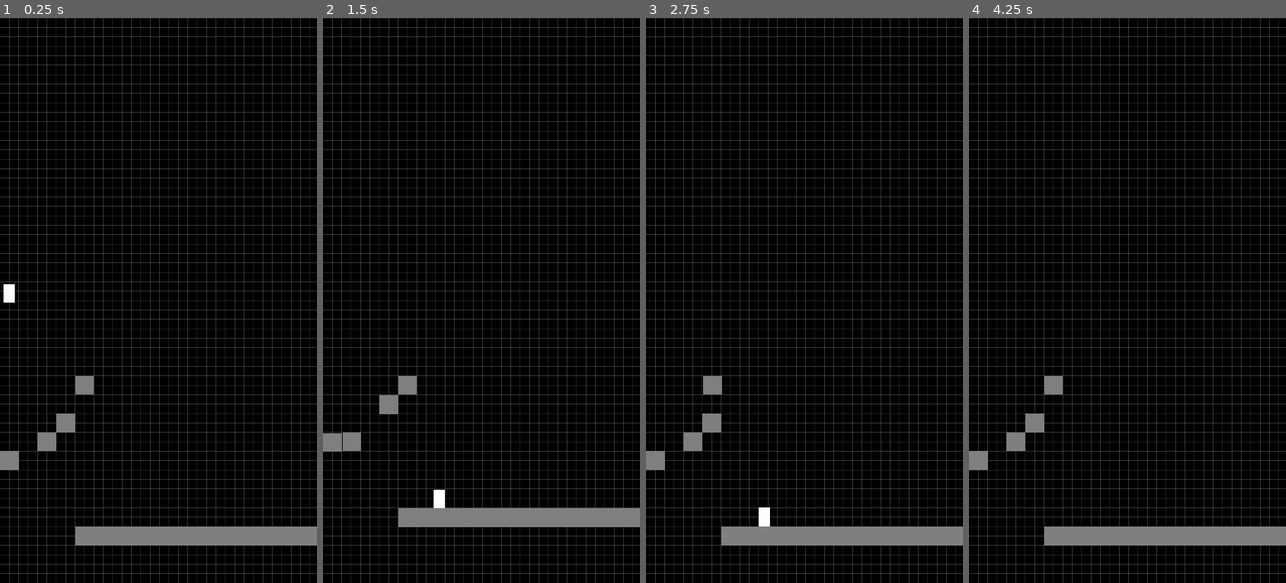
Above: before the commit, frames 1-4 (left to right).
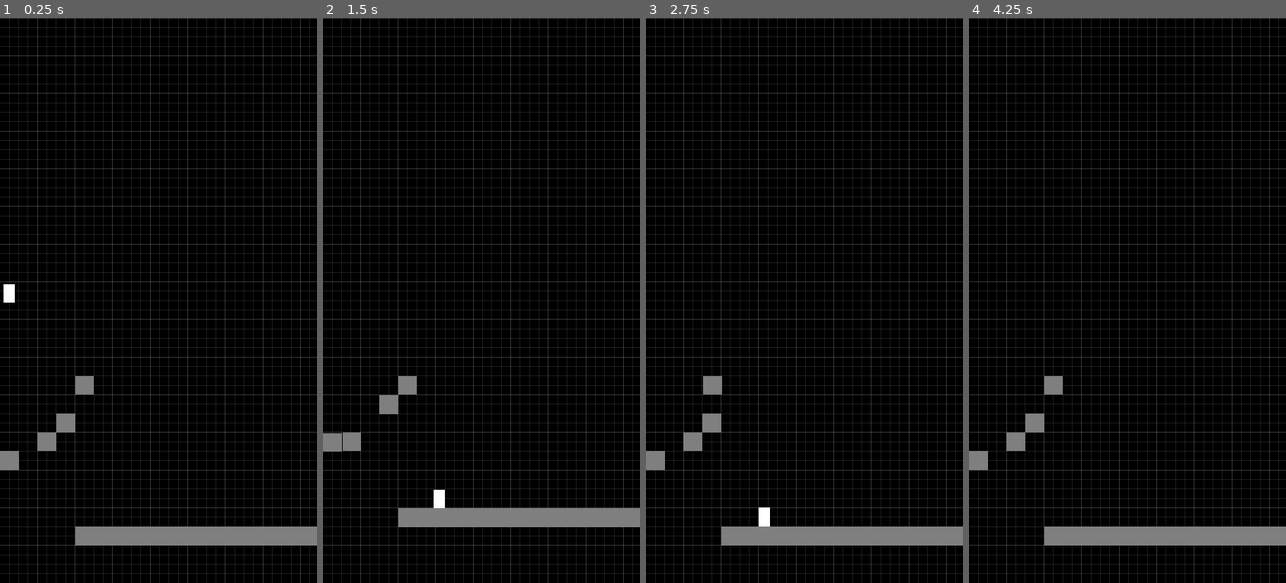
Above: after the commit, the same moments.

Repository: rezgi/onna
Game: Godot game, scene res://Main.tscn
The game is run twice, just before and just after one commit, with the same random seed, the same clock (stepped at 60 frames per second) and the same inputs. The engine's default icon, where the game draws it, is replaced by a stand-in: a white triangle on a blue panel in a dark square.
Inputs:
- Up to frame 1 (0.25 s): no input
- Up to frame 2 (1.5 s): hold Right (ui_right) from 0.53 s (still down); tap Space (ui_select) at 0.77 s
- Up to frame 3 (2.75 s): tap Space (ui_select) at 1.52 s; release Right (ui_right) at 2.03 s; hold Left (ui_left) from 2.03 s (still down)
- Up to frame 4 (4.25 s): release Left (ui_left) at 2.78 s; hold Right (ui_right) from 2.78 s (still down); tap Space (ui_select) at 3.02, 3.77 s

The runs differ from the first frame. In frame 1, 7.6% of the frame differs, in the area x 0-100%, y 0-100%; in frame 2, 7.7%; in frame 3, 7.6%; in frame 4, 7.7%.

Commit message:
Better grid behavior and customization
- Subdivisions without bugs
- Debugged overflowing lines
- Added in Inspector :
-- subdivisions steps
-- subdivisions thickness
-- subdivisions color

Diff:
--- a/Grid.gd
+++ b/Grid.gd
@@ -6,9 +6,12 @@
 """
 
 export (int) var cell_size = 32 setget _set_cell_size
+export (int) var line_thickness = 1.0 setget _set_line_thickness
 export (Color) var line_color setget _set_color
-export (int) var line_width = 1.0 setget _set_line_width
 export (bool) var cell_subdivision = false setget _set_cell_subdivision
+export var subdivision_steps := 4 setget _set_subdivision_steps
+export (int) var subdivision_thickness = 2.0 setget _set_subdivision_thickness
+export (Color) var subdivision_color setget _set_subdivision_color
 
 var screen_size := Vector2.ZERO
 
@@ -16,16 +19,17 @@
 	screen_size = get_viewport_rect().size
 
 func _draw():
-	for i in range(screen_size.y / cell_size):
-		draw_line(Vector2(0, i * cell_size), Vector2(screen_size.x, i * cell_size), line_color, line_width)
-	for i in range((screen_size.x + cell_size) / cell_size):
-		draw_line(Vector2(i * cell_size, 0), Vector2(i * cell_size, screen_size.y), line_color, line_width)
+	for i in range(ceil(screen_size.y / cell_size)):		# Draw vertical lines
+		draw_line(Vector2(0, i * cell_size), Vector2(screen_size.x, i * cell_size), line_color, line_thickness)
+	for i in range(ceil(screen_size.x / cell_size)):		# Draw horizontal lines
+		draw_line(Vector2(i * cell_size, 0), Vector2(i * cell_size, screen_size.y), line_color, line_thickness)
 
 	if cell_subdivision:
-		for i in range(screen_size.y / (cell_size / 2)):
-			draw_line(Vector2(0, i * cell_size), Vector2(screen_size.x, i * cell_size), line_color, line_width * 2)
-		for i in range((screen_size.x + cell_size) / (cell_size / 2)):
-			draw_line(Vector2(i * cell_size, 0), Vector2(i * cell_size, screen_size.y), line_color, line_width * 2)
+		var new_cell_size = cell_size * subdivision_steps
+		for i in range(ceil(screen_size.y / (cell_size * subdivision_steps))):		# Draw vertical subdivision lines
+			draw_line(Vector2(0, i * new_cell_size), Vector2(screen_size.x, i * new_cell_size), subdivision_color, subdivision_thickness)
+		for i in range(ceil(screen_size.x / (cell_size * subdivision_steps))):		# Draw horizontal subdivision lines
+			draw_line(Vector2(i * new_cell_size, 0), Vector2(i * new_cell_size, screen_size.y), subdivision_color, subdivision_thickness)
 
 func _set_cell_size(value):
 	cell_size = value
@@ -35,10 +39,22 @@
 	line_color = value
 	update()
 
-func _set_line_width(value):
-	line_width = value
+func _set_line_thickness(value):
+	line_thickness = value
 	update()
 
 func _set_cell_subdivision(value):
 	cell_subdivision = value
 	update()
+
+func _set_subdivision_thickness(value):
+	subdivision_thickness = value
+	update()
+
+func _set_subdivision_color(value):
+	subdivision_color = value
+	update()
+
+func _set_subdivision_steps(value):
+	subdivision_steps = value
+	update()
--- a/Grid.tscn
+++ b/Grid.tscn
@@ -4,4 +4,7 @@
 
 [node name="Grid" type="Node2D"]
 script = ExtResource( 1 )
-line_color = Color( 1, 1, 1, 0.113725 )
+line_color = Color( 1, 1, 1, 0.0784314 )
+cell_subdivision = true
+subdivision_thickness = 1
+subdivision_color = Color( 1, 1, 1, 0.117647 )
